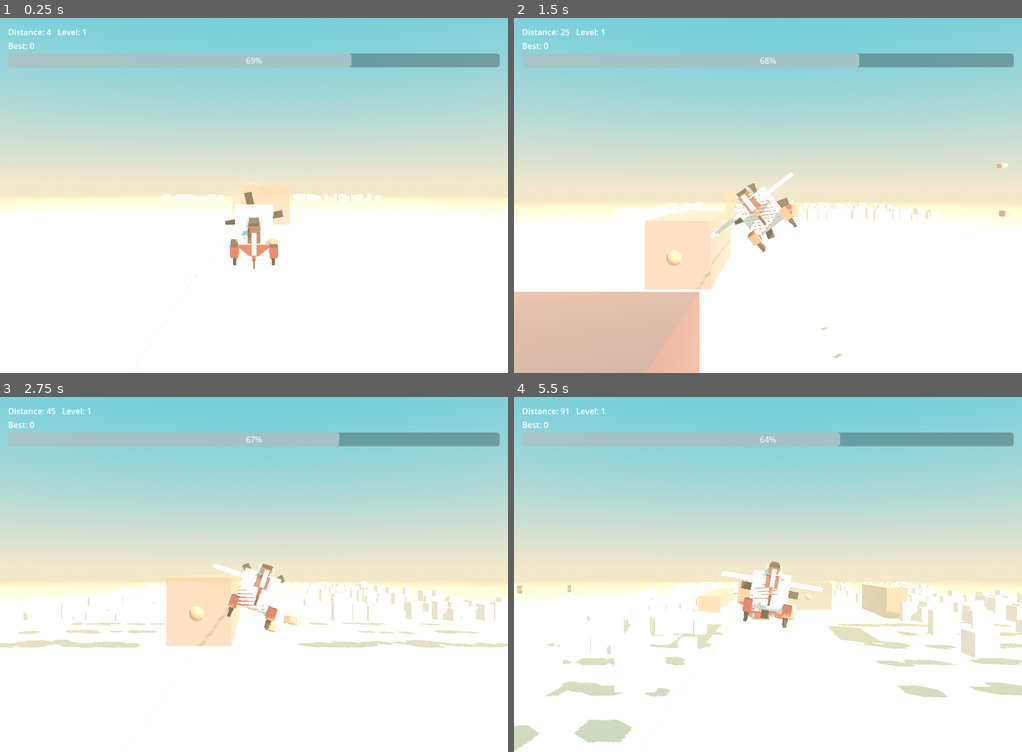
Above: before the commit, frames 1-4 (two rows, left to right).
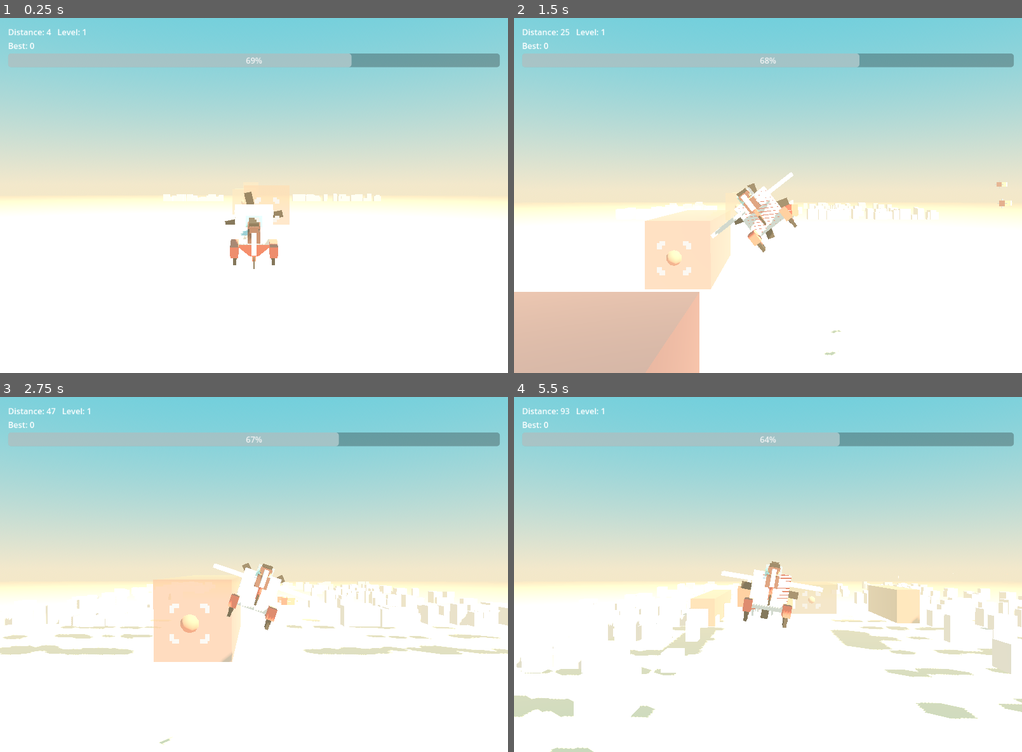
Above: after the commit, the same moments.

Repository: weathermanho/supercent
Game: Godot game, scene res://scenes/Main.tscn
Same seed, same stepped clock (60 frames per second), same inputs: the game is played once before the commit and once after it.
Inputs (mouse positions are in pixels of both pictures, inside the frame that each line leads up to):
- Up to frame 1 (0.25 s): no input
- Up to frame 2 (1.5 s): move the mouse to (879, 177) at 0.52 s; hold Right mouse button (fire_missle) 0.53-1.28 s; click (879, 177) at 0.67 s; move the mouse to (666, 213) at 1.27 s; right-click (666, 213) at 1.35 s; click (666, 213) at 1.42 s
- Up to frame 3 (2.75 s): move the mouse to (304, 496) at 2.02 s; hold Right mouse button (fire_missle) from 2.03 s (still down); click (304, 496) at 2.17 s
- Up to frame 4 (5.5 s): move the mouse to (742, 645) at 2.77 s; release Right mouse button (fire_missle) at 2.78 s; right-click (742, 645) at 2.85 s; click (742, 645) at 2.92 s; move the mouse to (920, 627) at 3.52 s; hold Right mouse button (fire_missle) 3.53-4.28 s; click (920, 627) at 3.67 s; move the mouse to (615, 521) at 4.27 s; right-click (615, 521) at 4.35 s; click (615, 521) at 4.42 s; move the mouse to (793, 574) at 5.02 s; hold Right mouse button (fire_missle) from 5.03 s (still down); click (793, 574) at 5.17 s

The runs differ from the first frame. In frame 1, less than 0.1% of the frame differs, in the area x 26-55%, y 50-100%; in frame 2, 0.3%; in frame 3, 6.1%; in frame 4, 8.3%, in the area x 0-100%, y 3-100%.

Commit message:
feat(lock-on): always-visible aim reticle + redefined lock, no nose-dive
Players could not tell what was lockable or when a shot would connect, and
unlocked missiles plunged diagonally into the sand. Redefine lock-on:

- The nearest enemy ahead is always the "candidate". A bold, camera-facing
  bracket reticle is drawn on it — WHITE while merely in sight, RED + pulsing
  once the plane is aligned enough to lock. Works on giants too (no wall).
- A fired missile homes only when locked (red); otherwise it now streaks
  straight forward and LEVELS OUT instead of nose-diving into the ground.
- Reticle is drawn as thick distance-scaled quads (1px lines were invisible),
  always-on-top, and the lock window is widened (22 -> 40) so aiming is fair.

Verified in-engine: white reticle on approaching wall targets, red reticle on
the locked giant.

Co-Authored-By: Claude Opus 4.7 <noreply@anthropic.com>

Diff:
--- a/godot_project/scripts/GameConfig.gd
+++ b/godot_project/scripts/GameConfig.gd
@@ -99,7 +99,7 @@
 var missile_scale_stage1: float = 0.4
 var missile_scale_stage2: float = 0.8
 var missile_scale_stage3: float = 1.4
-var missile_lock_radius: float = 22.0         # generous so ad cuts show confident chained hits
+var missile_lock_radius: float = 40.0         # forgiving lock so the player can actually acquire targets
 
 # Showpiece distances (m) — tuned for a 30-second ad cut at default scroll speed.
 # At init_speed=0.00035 the player reaches ~525 distance in 30s, so escalation
--- a/godot_project/scripts/GuideOverlay.gd
+++ b/godot_project/scripts/GuideOverlay.gd
@@ -25,9 +25,12 @@
 
 
 func _ready() -> void:
-	_line_mat = _make_unshaded(Color(1.0, 1.0, 1.0, 1.0))
-	_white_mat = _make_unshaded(Color(1.0, 1.0, 1.0, 1.0))
-	_red_mat = _make_unshaded(Color(1.0, 0.25, 0.25, 1.0))
+	_line_mat = _make_unshaded(Color(1.0, 1.0, 1.0, 0.35))
+	_line_mat.transparency = BaseMaterial3D.TRANSPARENCY_ALPHA
+	_white_mat = _make_unshaded(Color(1.0, 1.0, 1.0, 0.9))
+	_white_mat.no_depth_test = true
+	_red_mat = _make_unshaded(Color(1.0, 0.15, 0.15, 1.0))
+	_red_mat.no_depth_test = true  # reticle always visible, even through geometry
 
 	_line_mesh = ImmediateMesh.new()
 	var line_mi := MeshInstance3D.new()
@@ -45,64 +48,80 @@
 	_time += delta
 
 
-func update_overlay(plane_pos: Vector3, targets: Array) -> void:
+## `candidate` is the target the player is pointing at (nearest ahead), or null.
+## `locked` is true when it's aligned enough that a fired missile will home onto
+## it. We draw a faint forward aim-line plus a camera-facing bracket reticle on
+## the candidate — WHITE while merely in sight, RED + pulsing once locked — so
+## the player can always see the target and tell when the shot will connect.
+## Works for giants too (they have no wall and were previously un-marked).
+func update_overlay(plane_pos: Vector3, candidate: Node3D, locked: bool) -> void:
 	_line_mesh.clear_surfaces()
 	_circle_mesh.clear_surfaces()
 
-	# Forward line.
+	# Faint forward aim line — shows where "straight ahead" points.
 	var ray_end: Vector3 = plane_pos + Vector3(FORWARD_LENGTH, 0.0, 0.0)
 	_line_mesh.surface_begin(Mesh.PRIMITIVE_LINES, _line_mat)
 	_line_mesh.surface_add_vertex(plane_pos)
 	_line_mesh.surface_add_vertex(ray_end)
 	_line_mesh.surface_end()
 
-	var blink_on: bool = sin(_time * TAU * BLINK_HZ) > 0.0
+	if candidate == null or not is_instance_valid(candidate):
+		return
+	_draw_reticle(candidate, locked)
 
-	for target in targets:
-		var wall: Node3D = target.wall
-		if wall == null or not is_instance_valid(wall):
-			continue
-		var hw: float = wall.w * 0.5
-		var hh: float = wall.h * 0.5
-		var hd: float = wall.d * 0.5
-		var wall_x_face: float = wall.position.x - hw
 
-		if wall_x_face <= plane_pos.x or wall_x_face > plane_pos.x + FORWARD_LENGTH:
-			continue
+## Camera-facing square bracket (4 corner L's) centred on the target. White when
+## merely in sight; red and pulsing once locked.
+func _draw_reticle(target: Node3D, locked: bool) -> void:
+	var cam: Camera3D = get_viewport().get_camera_3d()
+	if cam == null:
+		return
+	var is_giant: bool = ("is_giant" in target and target.is_giant)
+	var base: float = 95.0 if is_giant else 28.0
+	var pulse: float = (1.0 + 0.14 * sin(_time * TAU * 3.0)) if locked else 1.0
+	var half: float = base * pulse
+	var arm: float = half * 0.4
+	var right: Vector3 = cam.global_transform.basis.x
+	var up: Vector3 = cam.global_transform.basis.y
+	var c: Vector3 = target.position
+	if is_giant:
+		c += Vector3(0.0, 30.0, 0.0)  # bias up toward the rider silhouette
 
-		var hit := Vector3(wall_x_face, plane_pos.y, plane_pos.z)
-		var y_min: float = wall.position.y - hh
-		var y_max: float = wall.position.y + hh
-		var z_min: float = wall.position.z - hd
-		var z_max: float = wall.position.z + hd
-		if hit.y < y_min or hit.y > y_max or hit.z < z_min or hit.z > z_max:
-			continue
+	# Thickness scaled by distance so the bracket stays a roughly constant,
+	# clearly-visible width on screen (1px lines were invisible).
+	var dist: float = cam.global_position.distance_to(c)
+	var thick: float = clampf(dist * 0.006, 2.5, 16.0)
 
-		# Is the hit point on the target? Compare YZ distance only — both
-		# the target and the hit live on the same wall face, so X matches.
-		var dy: float = hit.y - target.position.y
-		var dz: float = hit.z - target.position.z
-		var locked: bool = sqrt(dy * dy + dz * dz) < OVERLAP_TOLERANCE
+	var mat: StandardMaterial3D = _red_mat if locked else _white_mat
+	_circle_mesh.surface_begin(Mesh.PRIMITIVE_TRIANGLES, mat)
+	for sx in [-1.0, 1.0]:
+		for sy in [-1.0, 1.0]:
+			var corner: Vector3 = c + right * (half * sx) + up * (half * sy)
+			# Horizontal arm (toward centre) + vertical arm (toward centre).
+			_add_bar(corner, corner - right * (arm * sx), up, thick)
+			_add_bar(corner, corner - up * (arm * sy), right, thick)
+	_circle_mesh.surface_end()
 
-		var mat: StandardMaterial3D
-		if locked:
-			if not blink_on:
-				continue  # blink-off phase: skip drawing
-			mat = _red_mat
-		else:
-			mat = _white_mat
 
-		_circle_mesh.surface_begin(Mesh.PRIMITIVE_LINE_STRIP, mat)
-		for i in CIRCLE_SEGMENTS + 1:
-			var a: float = TAU * float(i) / float(CIRCLE_SEGMENTS)
-			_circle_mesh.surface_add_vertex(
-				hit + Vector3(0.0, sin(a) * CIRCLE_RADIUS, cos(a) * CIRCLE_RADIUS)
-			)
-		_circle_mesh.surface_end()
+## Adds a flat rectangle (two triangles) from `a` to `b`, `2*half_w` wide along
+## `perp` — a thick, camera-facing line segment.
+func _add_bar(a: Vector3, b: Vector3, perp: Vector3, half_w: float) -> void:
+	var p: Vector3 = perp.normalized() * half_w
+	var v0: Vector3 = a - p
+	var v1: Vector3 = a + p
+	var v2: Vector3 = b + p
+	var v3: Vector3 = b - p
+	_circle_mesh.surface_add_vertex(v0)
+	_circle_mesh.surface_add_vertex(v1)
+	_circle_mesh.surface_add_vertex(v2)
+	_circle_mesh.surface_add_vertex(v0)
+	_circle_mesh.surface_add_vertex(v2)
+	_circle_mesh.surface_add_vertex(v3)
 
 
 func _make_unshaded(color: Color) -> StandardMaterial3D:
 	var m := StandardMaterial3D.new()
 	m.shading_mode = BaseMaterial3D.SHADING_MODE_UNSHADED
 	m.albedo_color = color
+	m.cull_mode = BaseMaterial3D.CULL_DISABLED  # quads visible from either side
 	return m
--- a/godot_project/scripts/Main.gd
+++ b/godot_project/scripts/Main.gd
@@ -111,7 +111,8 @@
 	_update_shockwaves(dt_ms)
 
 	_update_camera()
-	_guide_overlay.update_overlay(airplane.position, _targets)
+	var cand: Node3D = _pick_candidate()
+	_guide_overlay.update_overlay(airplane.position, cand, _is_locked(cand))
 	_update_hud()
 
 
@@ -349,25 +350,42 @@
 	m.target = tgt
 
 
-func _find_missle_target() -> Node3D:
-	var locked: Node3D = null
-	var locked_dist: float = INF
+## The target the player is "pointing at": the nearest one ahead (giants only
+## once they've loomed into the hero zone). May be off-axis — used to draw the
+## aim reticle so the player always sees what's coming and can line up on it.
+func _pick_candidate() -> Node3D:
+	var best: Node3D = null
+	var best_x: float = INF
 	for t in _targets:
 		if t.position.x <= airplane.position.x:
 			continue
-		# Hold fire on a giant until it has loomed into the hero zone.
 		if t.is_giant and t.position.x > GIANT_VULNERABLE_X:
 			continue
-		# Giants are big looming bosses — lock from much farther so the climax
-		# volley always acquires them; normal targets keep the tight lock.
-		var lock_radius: float = GameConfig.missile_lock_radius * (14.0 if t.is_giant else 1.0)
-		var dy: float = t.position.y - airplane.position.y
-		var dz: float = t.position.z - airplane.position.z
-		var d: float = sqrt(dy * dy + dz * dz)
-		if d < lock_radius and d < locked_dist:
-			locked_dist = d
-			locked = t
-	return locked  # may be null — missile then flies straight (with gravity)
+		if t.position.x < best_x:
+			best_x = t.position.x
+			best = t
+	return best
+
+
+## y/z tolerance within which the candidate is locked. Giants are big looming
+## bosses, so they lock from much farther; normal targets need tighter aim.
+func _lock_window(t: Node3D) -> float:
+	return GameConfig.missile_lock_radius * (14.0 if t.is_giant else 1.0)
+
+
+func _is_locked(t: Node3D) -> bool:
+	if t == null or not is_instance_valid(t):
+		return false
+	var dy: float = t.position.y - airplane.position.y
+	var dz: float = t.position.z - airplane.position.z
+	return sqrt(dy * dy + dz * dz) < _lock_window(t)
+
+
+## What a fired missile homes onto: the candidate, but only once it's locked.
+## When null the missile flies straight forward (it does not nose-dive).
+func _find_missle_target() -> Node3D:
+	var c: Node3D = _pick_candidate()
+	return c if _is_locked(c) else null
 
 
 func _fly_missles(dt_ms: float) -> void:
--- a/godot_project/scripts/Missle.gd
+++ b/godot_project/scripts/Missle.gd
@@ -71,14 +71,16 @@
 		if locked_giant:
 			accel = 3200.0
 			grav = 0.0
-		var desired_dir: Vector3
 		if target != null and is_instance_valid(target):
-			desired_dir = (target.position - position).normalized()
+			var desired_dir: Vector3 = (target.position - position).normalized()
+			velocity = velocity.move_toward(desired_dir * GameConfig.missile_max_speed, accel * delta)
+			velocity.y -= grav * delta
 		else:
-			desired_dir = velocity.normalized() if velocity.length_squared() > 0.01 else Vector3.RIGHT
-		var desired_velocity: Vector3 = desired_dir * GameConfig.missile_max_speed
-		velocity = velocity.move_toward(desired_velocity, accel * delta)
-		velocity.y -= grav * delta
+			# No lock: streak straight forward and LEVEL OUT (no gravity) so the
+			# shot reads as "fired ahead" instead of nose-diving into the sand.
+			var flat: Vector3 = Vector3(absf(velocity.x) + 1.0, 0.0, velocity.z)
+			velocity = velocity.move_toward(flat.normalized() * GameConfig.missile_max_speed,
+											GameConfig.missile_boost_accel * delta)
 
 	position += velocity * delta
 	_orient_to_velocity()
